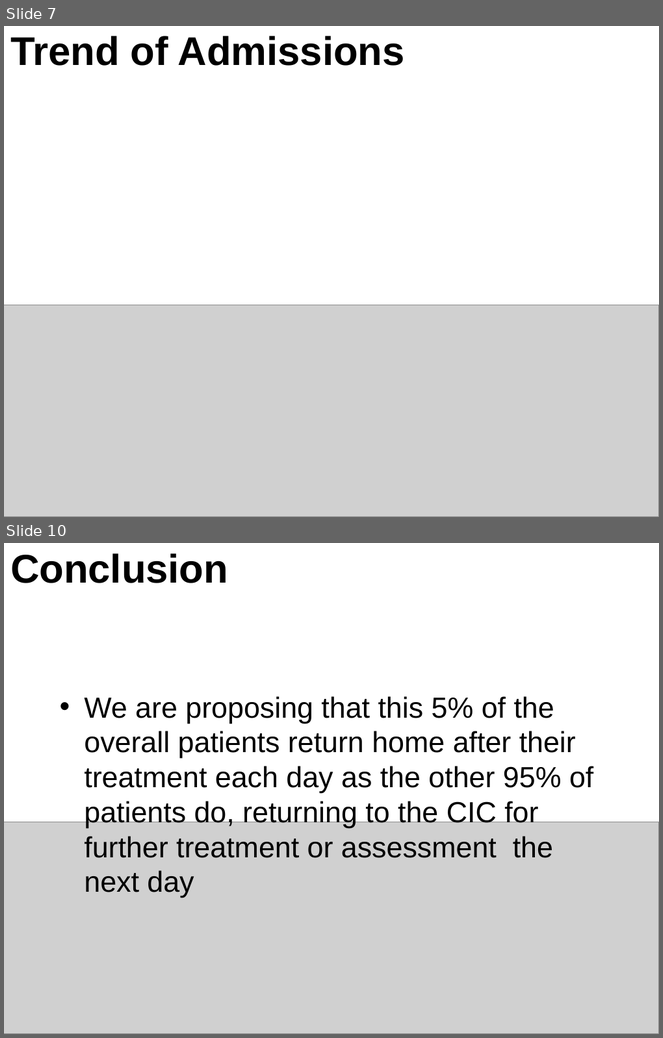
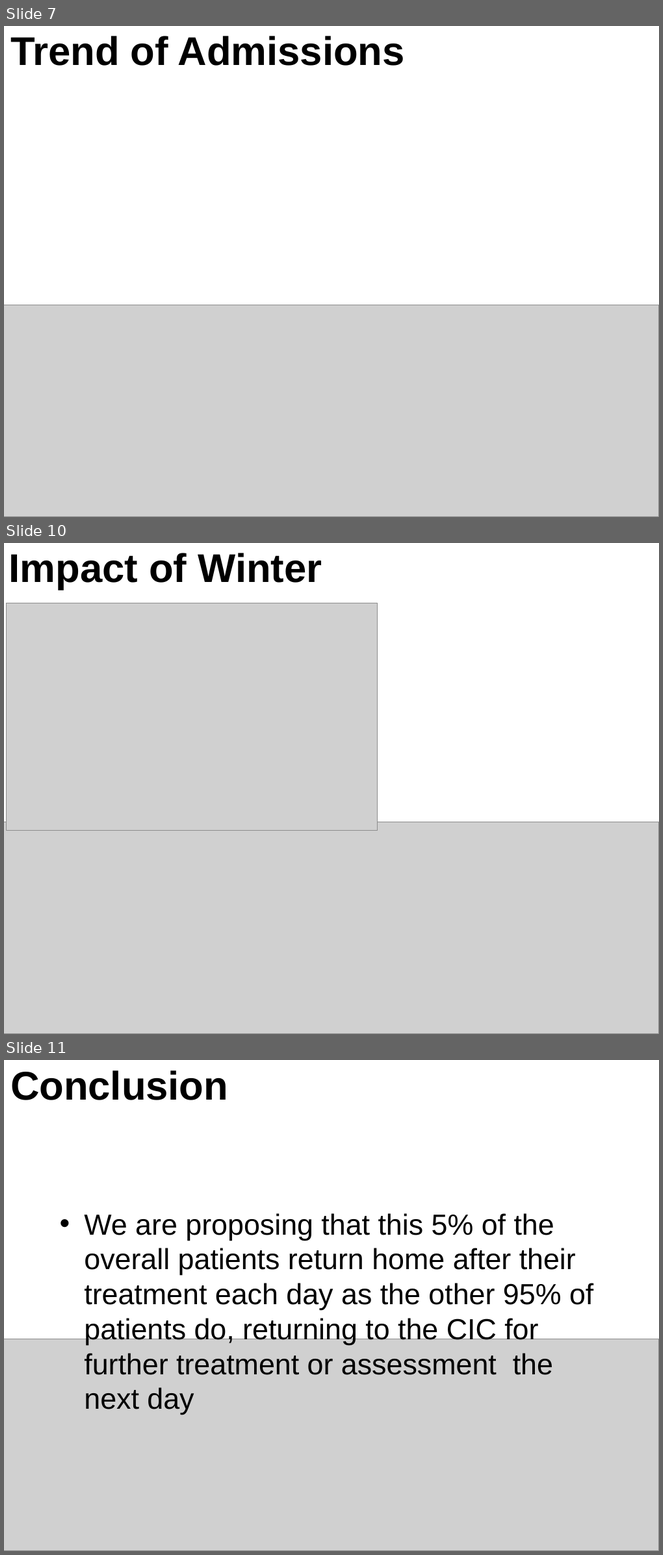
Before and after one commit to RMorton24/phs_group_project, a slide deck: Final Powerpoint presentation for 12.08.22.pptx. Shown one above the other, each under a label of ours: slides 7 and 10 before the commit, slides 7, 10 and 11 after it; the slides between them are not shown. The pictures are 663x1038 and 663x1555 pixels, drawn with LibreOffice and Linux fonts; fonts in the diff are those of the drawing; grey boxes stand for pictures. Boxes give left, top, right and bottom in pixels: in the first picture for what was removed or moved away, otherwise in the second. Text is boxed around its words. In the diff, an @@ line names an element or a change of style, - is before the commit and + after.

```diff
--- a/Final Powerpoint presentation for 12.08.22.pptx
+++ b/Final Powerpoint presentation for 12.08.22.pptx
@@ slide 10 added at (x1=4, y1=543, x2=659, y2=1034), background #FFFFFF @@
@@ title added at (x1=9, y1=553, x2=322, y2=590), 44 pt, text #000000, bold @@
+Impact of Winter
@@ picture added at (x1=7, y1=603, x2=378, y2=831) @@
@@ picture added at (x1=4, y1=822, x2=659, y2=1034) @@
@@ what was slide 10 is now slide 11 @@
```
Also in this commit, not shown: 2 slides changed, 1 slide removed, 1 other file.
